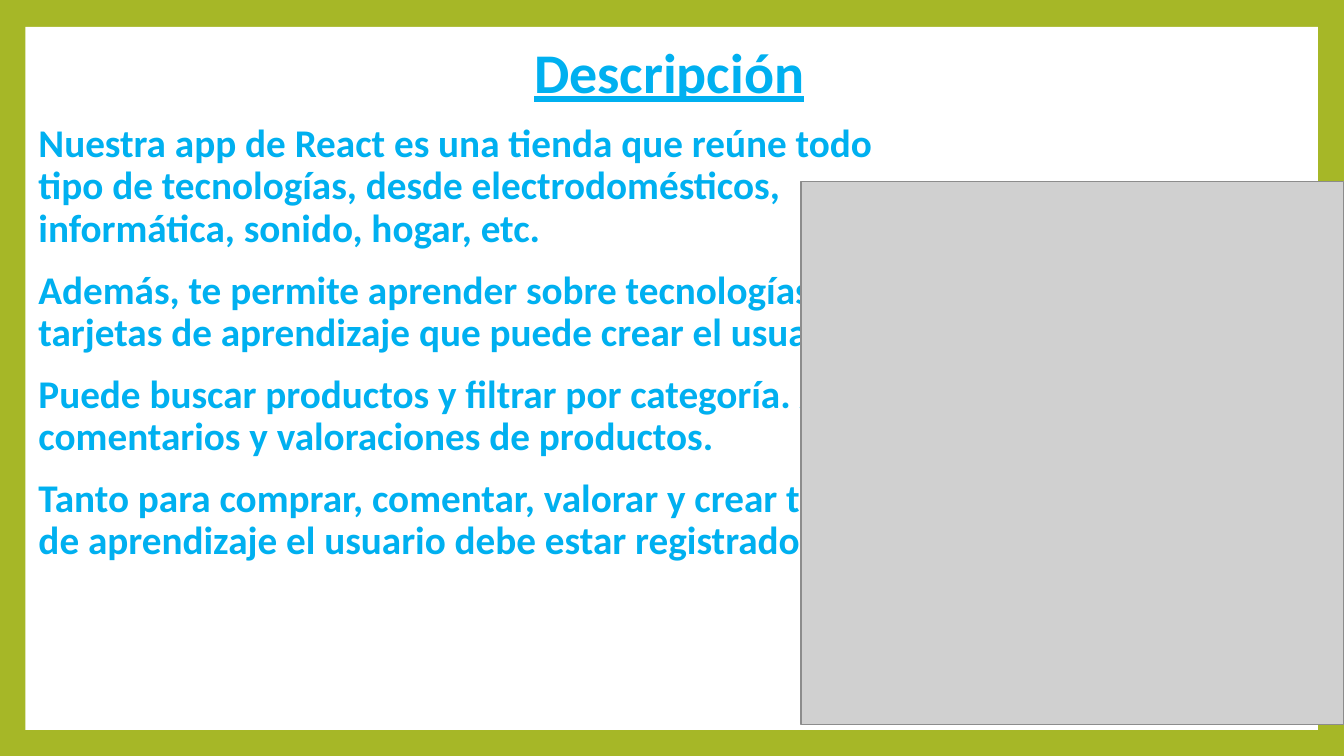
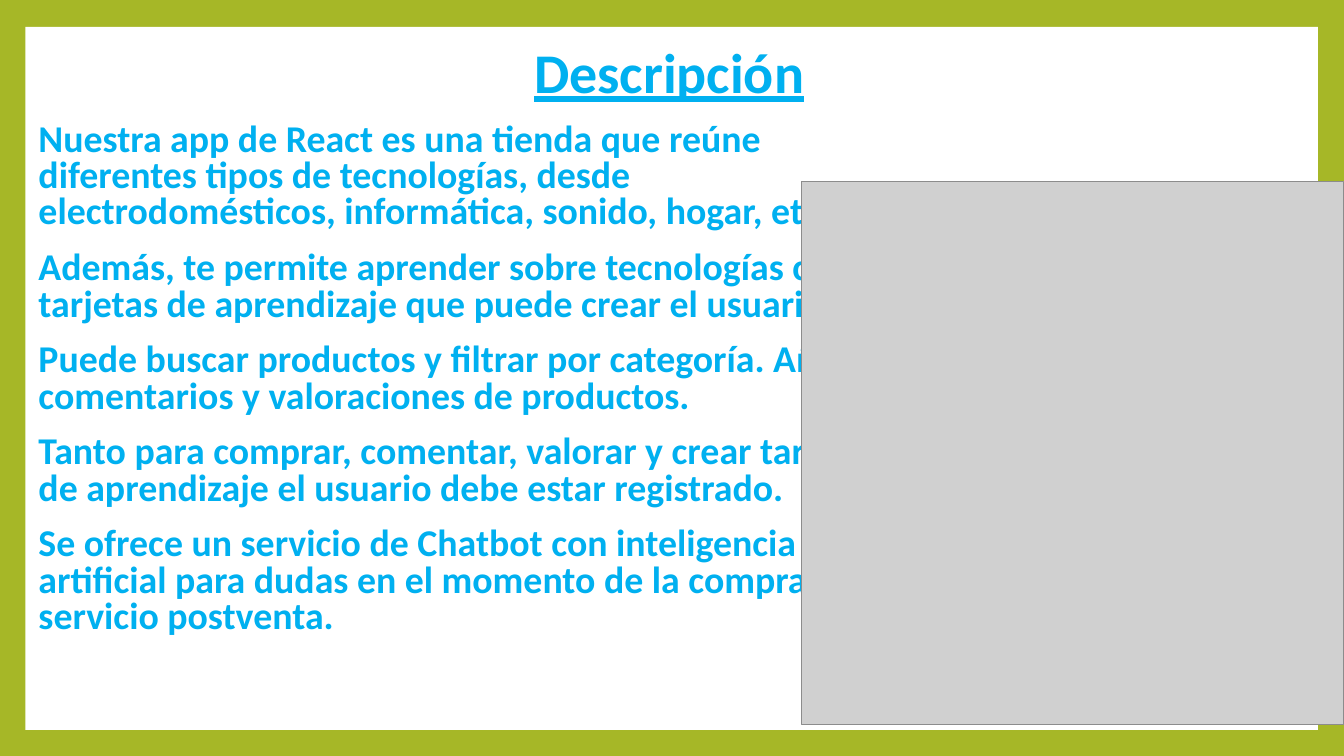
Before and after one commit to DavidCorredorMiguel/proyectogrupo2, a slide deck: slide 7 of Presentacion Tech Learn.pptx. Drawn at 1344x756 pixels with LibreOffice and Linux fonts; fonts in the diff are those of the drawing; grey boxes stand for pictures. Boxes give left, top, right and bottom in pixels: in the first picture for what was removed or moved away, otherwise in the second. Text is boxed around its words. In the diff, an @@ line names an element or a change of style, - is before the commit and + after.

Commit message:
Integrar mejoras del chatbot tras actualizar main

```diff
--- a/Presentacion Tech Learn.pptx
+++ b/Presentacion Tech Learn.pptx
@@ text at bbox=[38, 125, 828, 234]: text changed; size 28 to 27 pt @@
-Nuestra app de React es una tienda que reúne todo tipo de tecnologías, desde electrodomésticos, informática, sonido, hogar, etc.
+Nuestra app de React es una tienda que reúne diferentes tipos de tecnologías, desde electrodomésticos, informática, sonido, hogar, etc.
@@ text at bbox=[38, 249, 880, 508]: size 28 to 27 pt in "Además, te permite aprender sobre tecnologías con ...", "Puede buscar productos y filtrar por categoría. ...", "Tanto para comprar, comentar, valorar y crear ..."; indent changed; line spacing 0.9 to 0.8 @@
@@ text at bbox=[38, 529, 806, 635]: paragraph added @@
+Se ofrece un servicio de Chatbot con inteligencia artificial para dudas en el momento de la compra y servicio postventa.
```
Also in this commit, not shown: 20 other slides changed, 6 slides added, 6 other files.
